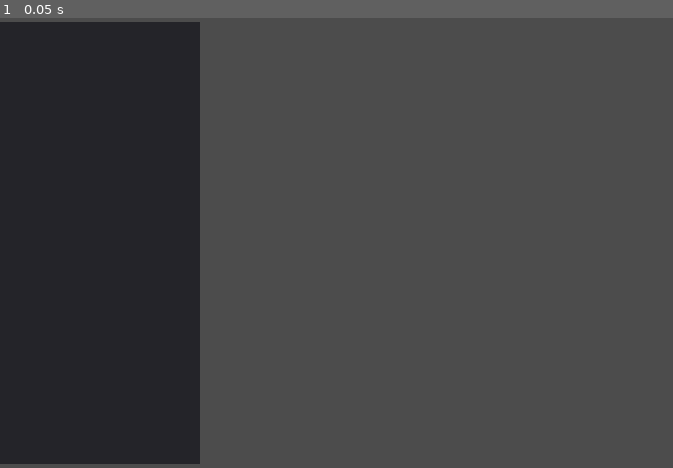
Above: before the commit, frame 1.
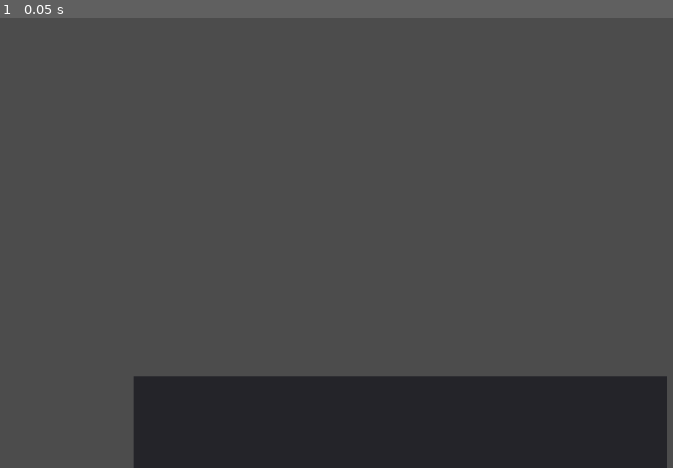
Above: after the commit, the same moment.

Repository: mdlsvensson/guild-master-old
Game: Godot game, scene res://res/scenes/world/World.tscn
Same seed, same stepped clock (60 frames per second), same inputs: the game is played once before the commit and once after it.
Inputs:
- Up to frame 1 (0.05 s): no input

The runs differ from the first frame. In frame 1, 42% of the frame differs, in the area x 0-100%, y 0-100%.
Error in both runs: Trying to assign value of type 'Node' to a variable of type 'Node2D'. (res://res/scenes/main_camera/MainCamera.gd:9)

Commit message:
Update UI.tscn

Diff:
--- a/res/scenes/ui/UI.tscn
+++ b/res/scenes/ui/UI.tscn
@@ -1,18 +1,59 @@
-[gd_scene format=2]
+[gd_scene load_steps=2 format=2]
+
+[ext_resource path="res://res/scenes/ui/UI.gd" type="Script" id=1]
 
 [node name="UI" type="Control"]
 anchor_right = 1.0
 anchor_bottom = 1.0
 mouse_filter = 2
+script = ExtResource( 1 )
 
-[node name="UILeft" type="MarginContainer" parent="."]
-margin_right = 480.0
+[node name="Panel" type="Panel" parent="."]
+margin_left = 320.0
+margin_top = 860.0
+margin_right = 1600.0
 margin_bottom = 1080.0
-custom_constants/margin_right = 0
-custom_constants/margin_top = 10
-custom_constants/margin_bottom = 10
 
-[node name="Panel" type="Panel" parent="UILeft"]
-margin_top = 10.0
-margin_right = 480.0
+[node name="HBoxContainer" type="HBoxContainer" parent="."]
+margin_left = 320.0
+margin_top = 820.0
+margin_right = 350.0
+margin_bottom = 850.0
+
+[node name="TextureRect" type="TextureRect" parent="."]
+margin_left = 330.0
+margin_top = 870.0
+margin_right = 530.0
 margin_bottom = 1070.0
+size_flags_horizontal = 3
+stretch_mode = 1
+
+[node name="VBoxContainer" type="VBoxContainer" parent="."]
+margin_left = 530.0
+margin_top = 870.0
+margin_right = 730.0
+margin_bottom = 1070.0
+
+[node name="Label1" type="Label" parent="VBoxContainer"]
+margin_right = 200.0
+margin_bottom = 47.0
+size_flags_vertical = 3
+valign = 1
+
+[node name="Label2" type="Label" parent="VBoxContainer"]
+margin_top = 51.0
+margin_right = 200.0
+margin_bottom = 98.0
+size_flags_vertical = 3
+
+[node name="Label3" type="Label" parent="VBoxContainer"]
+margin_top = 102.0
+margin_right = 200.0
+margin_bottom = 149.0
+size_flags_vertical = 3
+
+[node name="Label4" type="Label" parent="VBoxContainer"]
+margin_top = 153.0
+margin_right = 200.0
+margin_bottom = 200.0
+size_flags_vertical = 3
